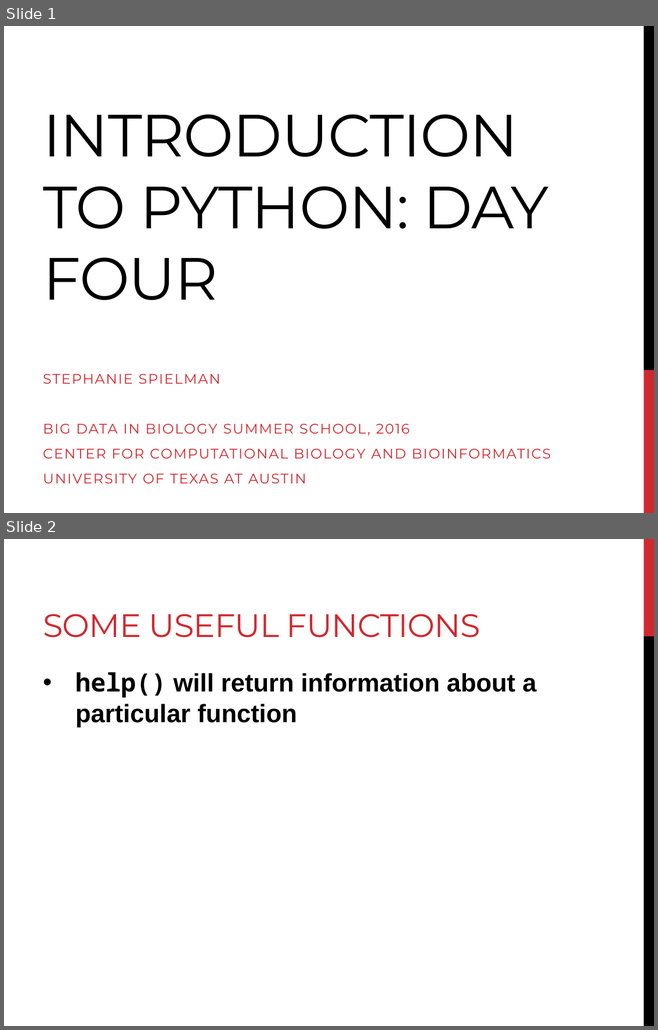
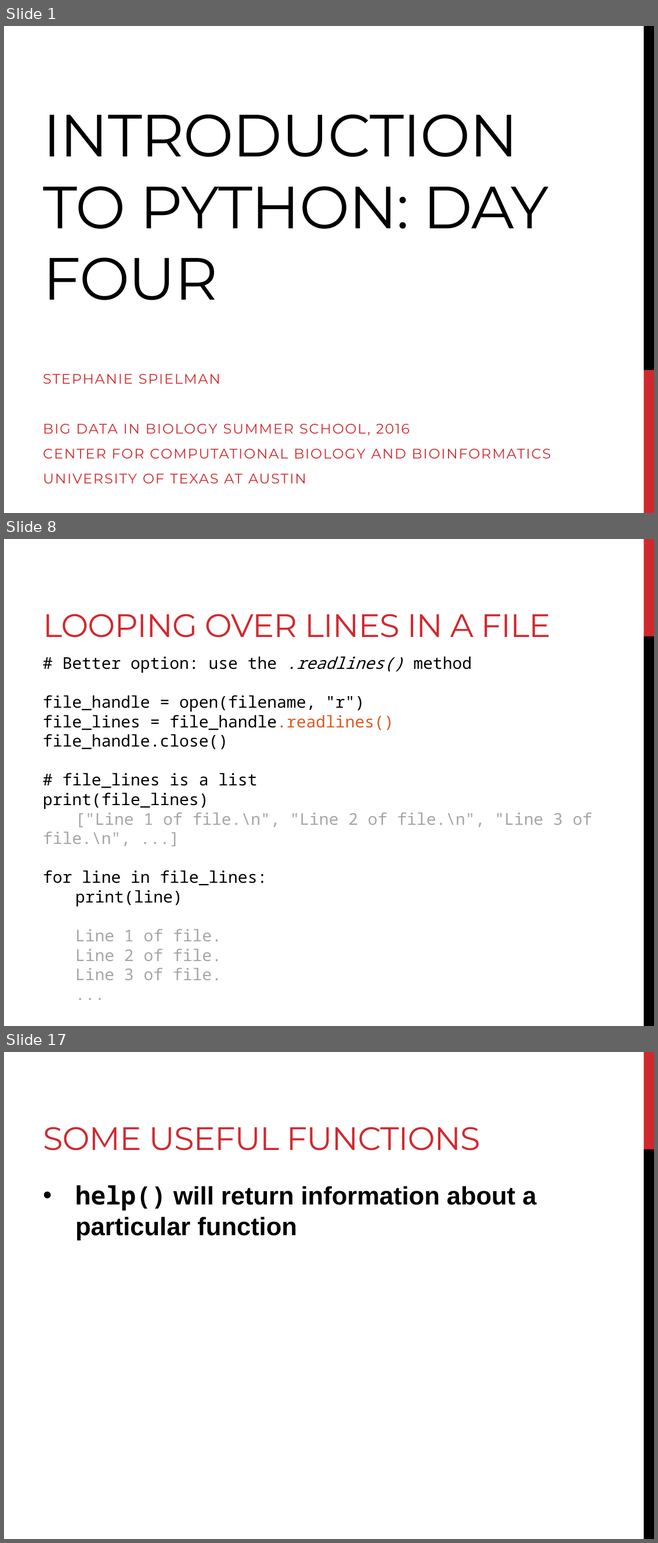
Before and after one commit to sjspielman/bdib2016_python, a slide deck: files/day4_materials/slides_day4.pptx. Shown one above the other, each under a label of ours: slides 1 and 2 before the commit, slides 1, 8 and 17 after it; the slides between them are not shown. The pictures are 658x1030 and 658x1543 pixels, drawn with LibreOffice and Linux fonts; fonts in the diff are those of the drawing. Boxes give left, top, right and bottom in pixels: in the first picture for what was removed or moved away, otherwise in the second. Text is boxed around its words. In the diff, an @@ line names an element or a change of style, - is before the commit and + after.

```diff
--- a/files/day4_materials/slides_day4.pptx
+++ b/files/day4_materials/slides_day4.pptx
@@ slide 8 added at [4, 539, 654, 1026], background #FFFFFF; not listed: 2 template elements that a slide beside it also shows @@
@@ title added at [43, 614, 550, 638], 36 pt, text #D1282E @@
+LOOPING OVER LINES IN A FILE
@@ text added at [43, 656, 592, 980], 18 pt, text #000000 @@
+# Better option: use the .readlines() method
+file_handle = open(filename, "r")
+file_lines = file_handle.readlines()
+file_handle.close()
+# file_lines is a list
+print(file_lines)
+["Line 1 of file.\n", "Line 2 of file.\n", "Line 3 of file.\n", ...]
+for line in file_lines:
+print(line)
+Line 1 of file.
+Line 2 of file.
+Line 3 of file.
+...
@@ what was slide 2 is now slide 17 @@
```
Also in this commit, not shown: 14 other slides added, 23 slides removed, 30 other files.
